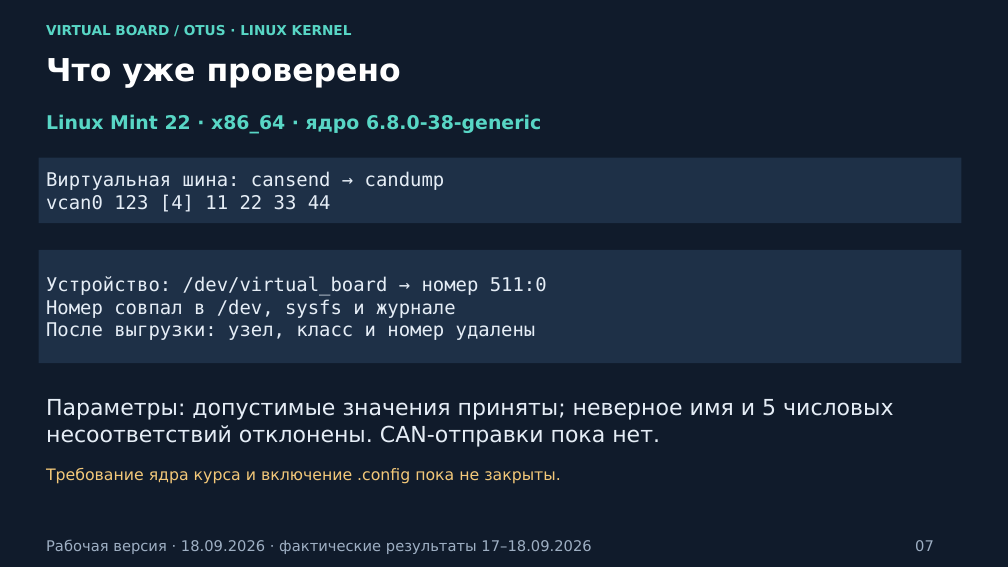
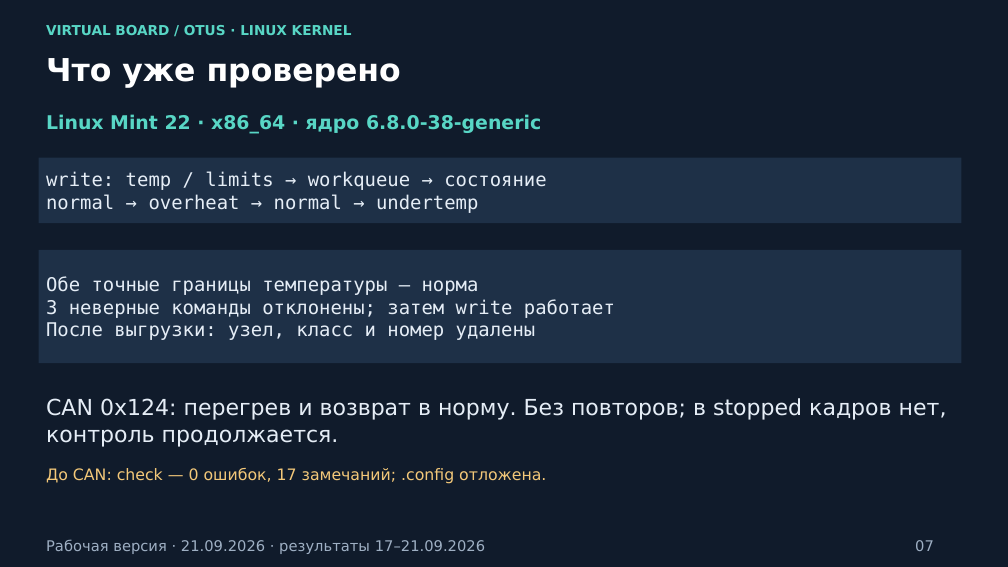
Before and after one commit to andrey-yunin/virtual-board, a slide deck: slide 7 of docs/presentation/virtual_board.pptx. Drawn at 1008x567 pixels with LibreOffice and Linux fonts; fonts in the diff are those of the drawing. Boxes give left, top, right and bottom in pixels: in the first picture for what was removed or moved away, otherwise in the second. Text is boxed around its words. In the diff, an @@ line names an element or a change of style, - is before the commit and + after.

```diff
--- a/docs/presentation/virtual_board.pptx
+++ b/docs/presentation/virtual_board.pptx
@@ text in rectangle at [46, 171, 546, 213]: text changed @@
-Виртуальная шина: cansend → candump
-vcan0 123 [4] 11 22 33 44
+write: temp / limits → workqueue → состояние
+normal → overheat → normal → undertemp
@@ text in rectangle at [46, 276, 615, 318]: text changed @@
-Устройство: /dev/virtual_board → номер 511:0
-Номер совпал в /dev, sysfs и журнале
+Обе точные границы температуры — норма
+3 неверные команды отклонены; затем write работает
@@ text at [46, 398, 947, 447]: text changed @@
-Параметры: допустимые значения приняты; неверное имя и 5 числовых несоответствий отклонены. CAN-отправки пока нет.
+CAN 0x124: перегрев и возврат в норму. Без повторов; в stopped кадров нет, контроль продолжается.
@@ text at [46, 468, 546, 484]: text changed @@
-Требование ядра курса и включение .config пока не закрыты.
+До CAN: check — 0 ошибок, 17 замечаний; .config отложена.
@@ text at [46, 539, 485, 554]: text changed @@
-Рабочая версия · 18.09.2026 · фактические результаты 17–18.09.2026
+Рабочая версия · 21.09.2026 · результаты 17–21.09.2026
```
Also in this commit, not shown: 7 other slides changed, 13 other files.
